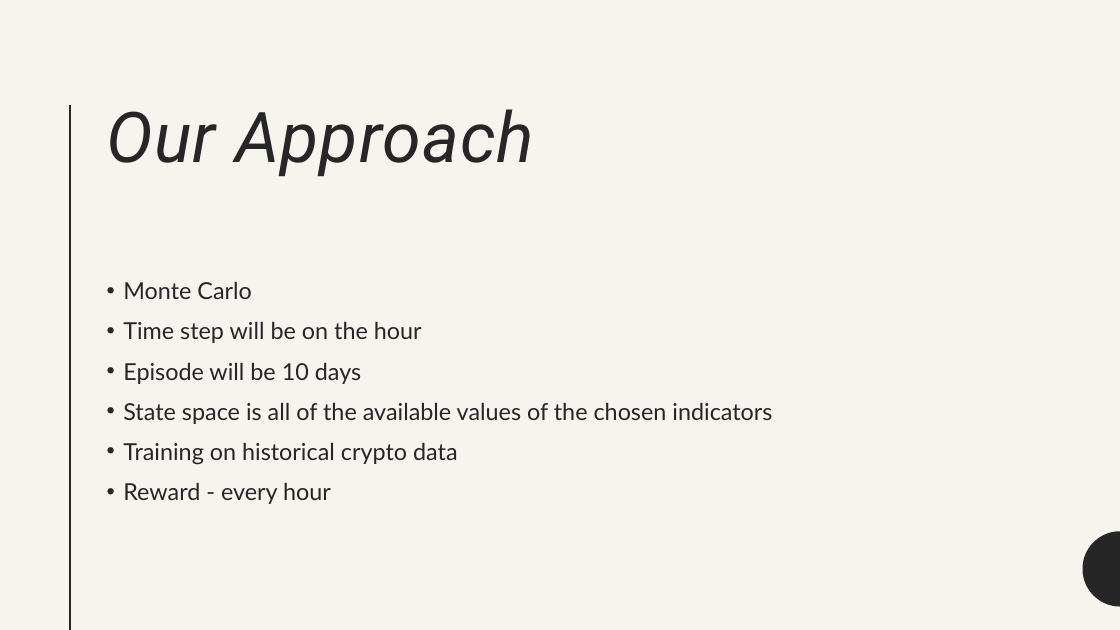
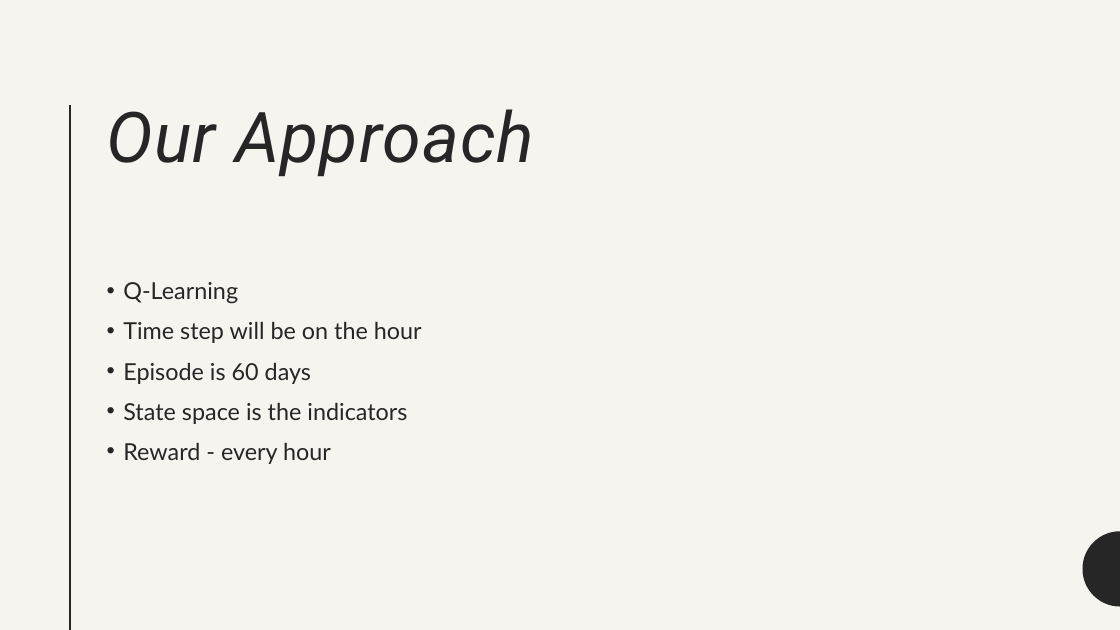
Before and after one commit to JacobTheDuck/Crypto-Reinforcement-Learning, a slide deck: slide 4 of RL Crypto Midterm.pptx (slide 5 before the commit). Drawn at 1120x630 pixels with LibreOffice and Linux fonts; fonts in the diff are those of the drawing. Boxes give left, top, right and bottom in pixels: in the first picture for what was removed or moved away, otherwise in the second. Text is boxed around its words. In the diff, an @@ line names an element or a change of style, - is before the commit and + after.

Commit message:
A few changes to ppt

```diff
--- a/RL Crypto Midterm.pptx
+++ b/RL Crypto Midterm.pptx
@@ text at (123,282,238,304): text changed @@
-• Monte Carlo
+• Q-Learning
@@ text at (123,363,407,424): text changed @@
-• Episode will be 10 days
-• State space is all of the available values of the chosen indicators
-• Training on historical crypto data
+• Episode is 60 days
+• State space is the indicators
```
Also in this commit, not shown: 1 slide added, 1 slide removed.
